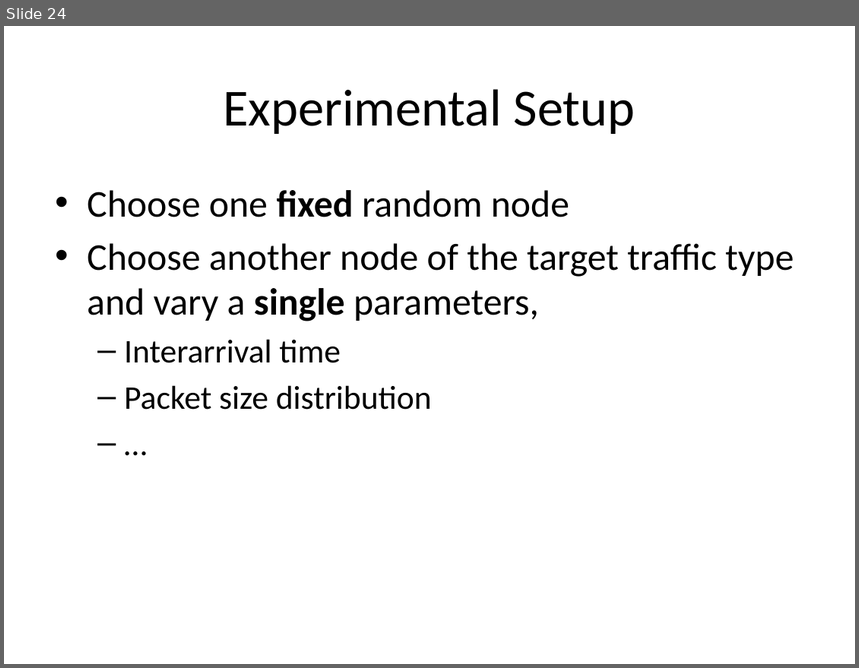
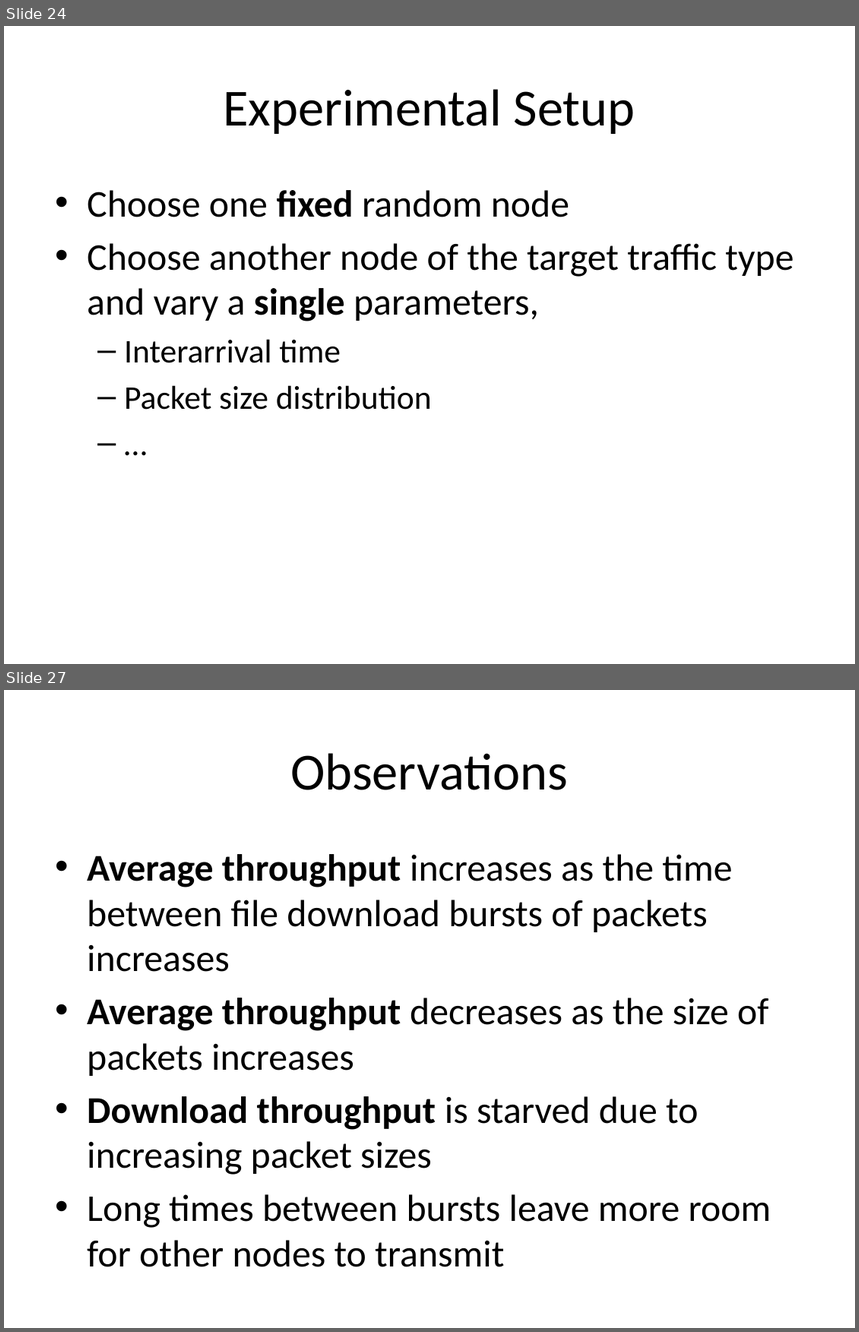
Before and after one commit to tamirh-uci/HeteroTrafficModels, a slide deck: presentation/slides.pptx. Shown one above the other, each under a label of ours: slide 24 before the commit, slides 24 and 27 after it; the slides between them are not shown. The pictures are 859x668 and 859x1332 pixels, drawn with LibreOffice and Linux fonts; fonts in the diff are those of the drawing. Boxes give left, top, right and bottom in pixels: in the first picture for what was removed or moved away, otherwise in the second. Text is boxed around its words. In the diff, an @@ line names an element or a change of style, - is before the commit and + after.

```diff
--- a/presentation/slides.pptx
+++ b/presentation/slides.pptx
@@ slide 27 added at (4,690,855,1328), background #FFFFFF @@
@@ title added at (291,753,568,790), 44 pt, text #000000 @@
+Observations
@@ text added at (87,854,772,1268), 32 pt, text #000000 @@
+• Average throughput increases as the time between file download bursts of packets increases
+• Average throughput decreases as the size of packets increases
+• Download throughput is starved due to increasing packet sizes
+• Long times between bursts leave more room for other nodes to transmit
```
Also in this commit, not shown: 8 slides changed, 4 other slides added, 3 slides removed.
